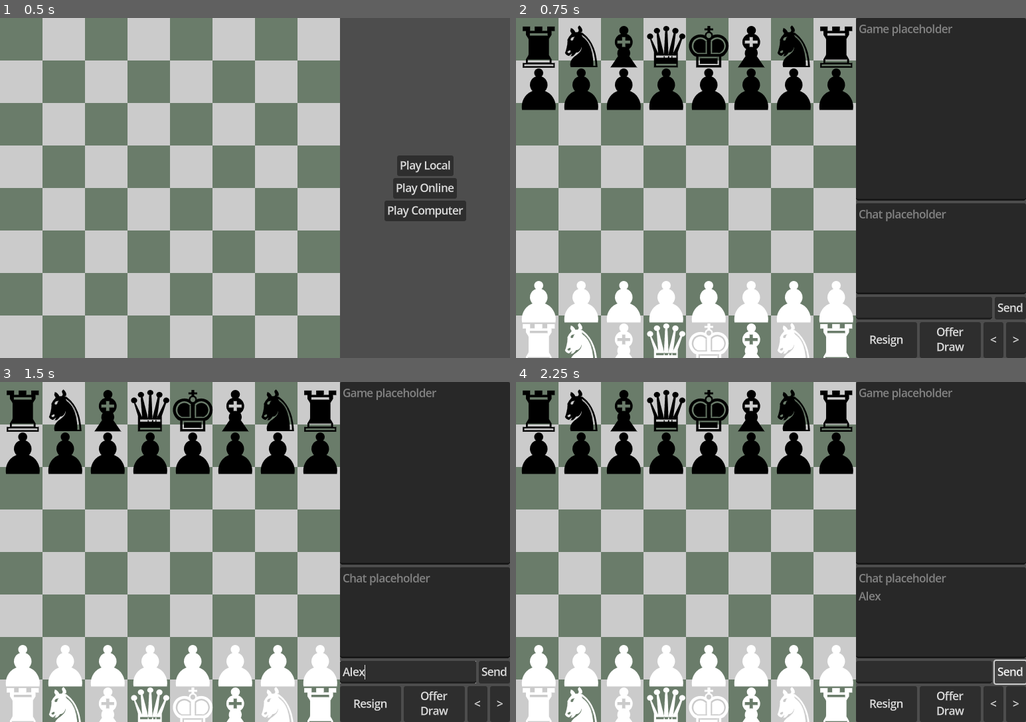
Above: before the commit, frames 1-4 (two rows, left to right).
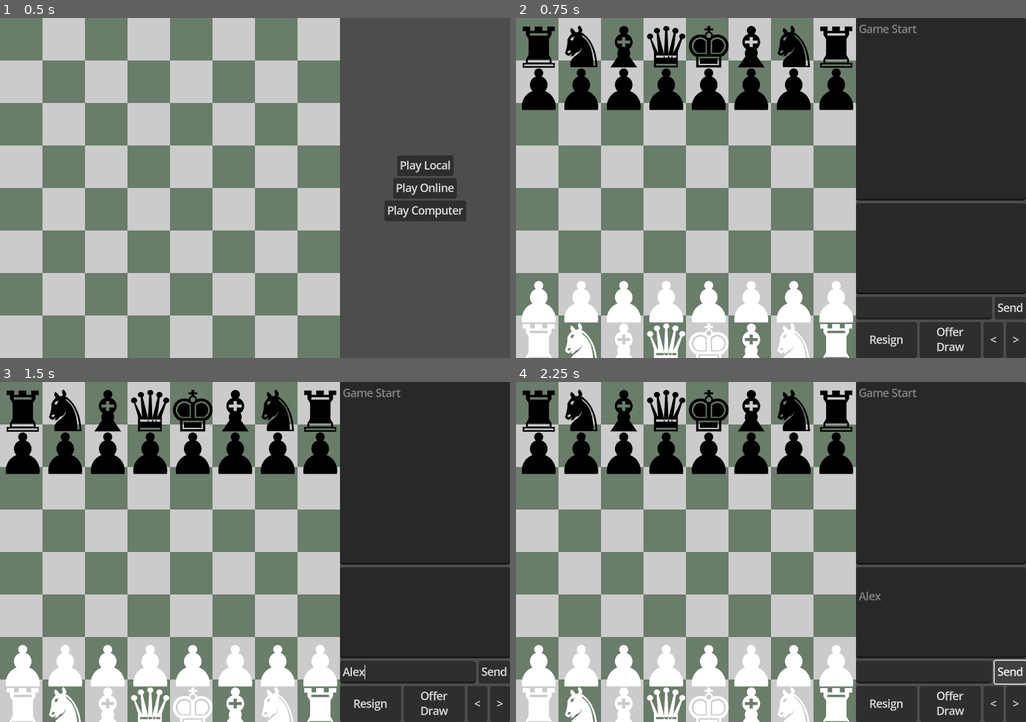
Above: after the commit, the same moments.

Repository: NiahSSBM/chess
Game: Godot game, scene res://scenes/main.tscn
Two runs of this game, one before a commit and one after it. Both use one fixed random seed, a clock stepped at 60 frames per second and the inputs below.
Inputs (mouse positions are in pixels of both pictures, inside the frame that each line leads up to):
- Up to frame 1 (0.5 s): no input
- Up to frame 2 (0.75 s): click "Play Online" at 0.5 s
- Up to frame 3 (1.5 s): click (408, 671) at 1.27 s; type "Alex" at 1.35 s
- Up to frame 4 (2.25 s): click "Send" at 2 s

Frame 1 is identical in both runs. In frame 2, 0.3% of the frame differs, in the area x 67-86%, y 1-60%; in frame 3, 0.3%; in frame 4, 0.3%.

Commit message:
indicator on viewing turn

Diff:
--- a/game_state.gd
+++ b/game_state.gd
@@ -17,6 +17,7 @@
 	Globals.connect("piece_dropped", _on_piece_dropped)
 	Globals.connect("view_turn_back", _on_view_turn_back)
 	Globals.connect("view_turn_forward", _on_view_turn_forward)
+	Globals.connect("view_turn_changed", _on_view_turn_changed)
 
 	board_state.resize(Globals.BOARD_SIZE * Globals.BOARD_SIZE)
 
@@ -30,7 +31,7 @@
 		push_error("Error: Both players are the same color!")
 
 	if home_player.color == Piece.PieceColor.WHITE:
-		whos_turn = away_player # Black player is turn 0, will change to white player for first actual turn
+		whos_turn = away_player
 	else:
 		whos_turn = home_player
 
@@ -47,7 +48,7 @@
 			piece.visible = false
 
 	GameState.viewing_turn -= 1
-	_view_turn_changed()
+	Globals.view_turn_changed.emit()
 
 
 func _on_view_turn_forward():
@@ -61,10 +62,10 @@
 		for piece in pieces:
 			piece.visible = true
 
-	_view_turn_changed()
-
-
-func _view_turn_changed():
+	Globals.view_turn_changed.emit()
+
+
+func _on_view_turn_changed():
 	var fake_pieces: Array[Node] = get_tree().get_nodes_in_group("fake")
 	for piece in fake_pieces:
 		remove_child(piece)
--- a/scenes/in_game_ui.tscn
+++ b/scenes/in_game_ui.tscn
@@ -23,7 +23,6 @@
 [node name="GameTextEdit" type="TextEdit" parent="VBoxContainer"]
 layout_mode = 2
 size_flags_vertical = 3
-text = "Game placeholder"
 editable = false
 context_menu_enabled = false
 emoji_menu_enabled = false
@@ -40,7 +39,6 @@
 layout_mode = 2
 size_flags_vertical = 3
 size_flags_stretch_ratio = 0.5
-text = "Chat placeholder"
 editable = false
 context_menu_enabled = false
 emoji_menu_enabled = false
--- a/scripts/game.gd
+++ b/scripts/game.gd
@@ -32,6 +32,7 @@
 		piece.position = target_marker.position - Globals.position_offset
 		print(notation)
 		Globals.push_game_message.emit(notation)
+		Globals.view_turn_changed.emit()
 		var reason: int = _check_game_over()
 		match reason:
 			1:
--- a/scripts/game_text_edit.gd
+++ b/scripts/game_text_edit.gd
@@ -2,8 +2,19 @@
 
 func _ready():
 	Globals.connect("push_game_message", _on_push_game_message)
+	Globals.connect("view_turn_changed", _on_view_turn_changed)
+
+	text = "Game Start"
 
 
 func _on_push_game_message(m: String):
-	text = text + "\n" + m
+	if text.is_empty():
+		text = m
+	else:
+		text = text + "\n" + m
 	scroll_vertical = INF
+
+
+func _on_view_turn_changed():
+	text = text.replace(" <", "")
+	insert_text(" <", GameState.viewing_turn - 1, get_line(GameState.viewing_turn - 1).length())
--- a/scripts/globals.gd
+++ b/scripts/globals.gd
@@ -23,3 +23,5 @@
 signal view_turn_forward()
 @warning_ignore("unused_signal")
 signal view_turn_back()
+@warning_ignore("unused_signal")
+signal view_turn_changed()
--- a/scripts/in_game_ui.gd
+++ b/scripts/in_game_ui.gd
@@ -2,7 +2,12 @@
 
 
 func _ready():
+
 	position = Vector2i(Globals.BOARD_SIZE * Globals.TILE_SIZE, 0) * DisplayServer.screen_get_scale()
+
+	if GameState.away_player.type != Player.playerType.NETWORK:
+		$VBoxContainer/MessageHBox.visible = false
+		$VBoxContainer/ChatTextEdit.visible = false
 
 
 func _on_back_button_pressed():
